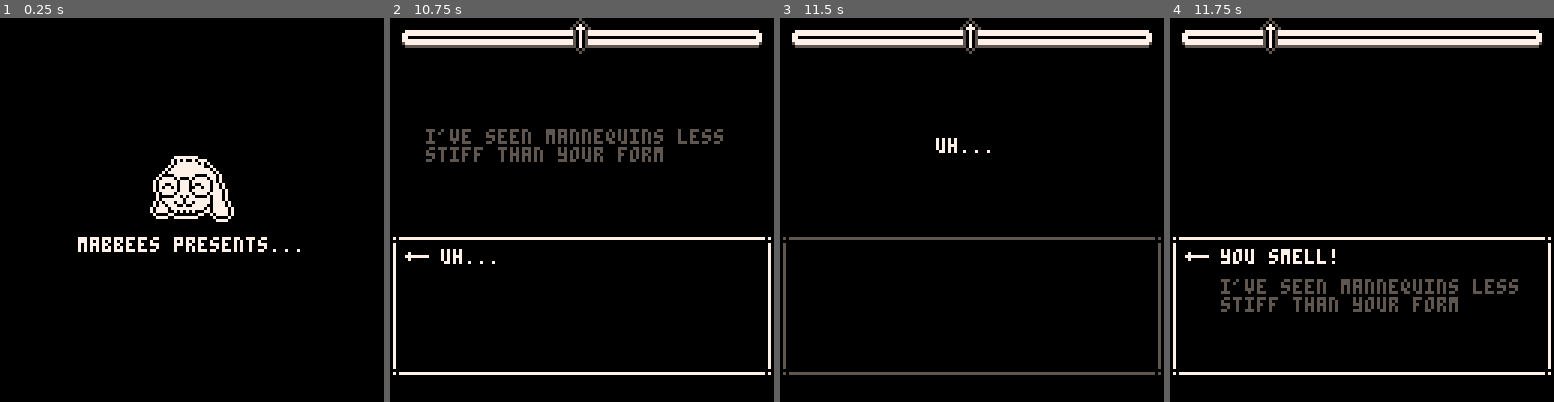
Above: before the commit, frames 1-4 (left to right).
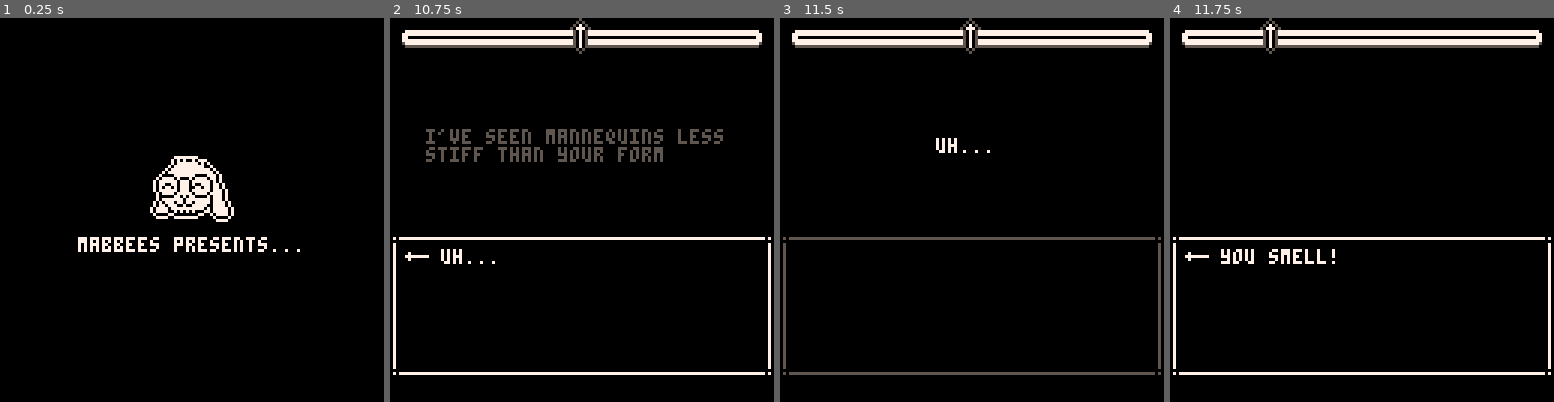
Above: after the commit, the same moments.

Repository: mkaemmerer/swordplay
Game: PICO-8 cartridge swordplay.p8
Two runs of this game, one before a commit and one after it. Both use one fixed random seed, a clock stepped at 60 frames per second and the inputs below.
Inputs:
- Up to frame 1 (0.25 s): no input
- Up to frame 2 (10.75 s): tap X (X key) at 0.33, 1.07, 1.85, 2.97, 4.08, 5.2, 6.32, 7.43, 8.55, 9.67 s; tap O (Z key) at 0.7, 1.7, 2.1, 2.5, 2.9, 3.3, 3.7, 4.1, 4.5, 4.9, 5.3, 5.7, 6.1, 6.5, 6.9, 7.3, 7.7, 8.1, 8.5, 8.9, 9.3, 9.7, 10.1, 10.5 s; hold Up 2.15-2.42 s; hold Down 3.63-3.97 s; hold Up 4.73-5.03 s; hold Down 5.73-6.03 s; hold Up 7.18-7.45 s; hold Down 8.67-9 s; hold Up 9.77-10.07 s
- Up to frame 3 (11.5 s): hold Down 10.77-11.07 s; tap X (X key) at 10.78 s; tap O (Z key) at 10.9, 11.3 s
- Up to frame 4 (11.75 s): tap O (Z key) at 11.7 s

Frames 1-3 are identical in both runs. In frame 4, 2.3% of the frame differs, in the area x 13-91%, y 67-77%.

Commit message:
Filter out repeats

Diff:
--- a/swordplay.p8
+++ b/swordplay.p8
@@ -2136,23 +2136,37 @@
 function set_tide(tide)
 	return function(state)
 		return {
+			tide = tide,
 			insults = state.insults,
 			retorts = state.retorts,
-			tide = tide,
+			used_insults = state.used_insults,
 		}
 	end
 end
 
+function reset_used(state)
+	return {
+		tide = state.tide,
+		insults = state.insults,
+		retorts = state.retorts,
+		used_insults = {},
+	}
+end
+
 function start_battle(state)
-	return set_tide(0.5)(state)
+	return chain({
+		set_tide(0.5),
+		reset_used,
+	})(state)
 end
 
 function learn_insult(insult)
 	return function(state)
 		return {
+			tide = state.tide,
 			insults = set_add(state.insults, insult),
 			retorts = state.retorts,
-			tide = state.tide,
+			used_insults = state.used_insults,
 		}
 	end
 end
@@ -2160,9 +2174,21 @@
 function learn_retort(retort)
 	return function(state)
 		return {
+			tide = state.tide,
 			insults = state.insults,
 			retorts = set_add(state.retorts,retort),
+			used_insults = state.used_insults,
+		}
+	end
+end
+
+function use_insult(insult)
+	return function(state)
+		return {
 			tide = state.tide,
+			insults = state.insults,
+			retorts = state.retorts,
+			used_insults = set_add(state.used_insults, insult),
 		}
 	end
 end
@@ -2238,19 +2264,21 @@
 -->8
 -- battle scene
 
+function available_insults(is,state)
+	return list.from_tbl(is)
+		:filter(function(i)
+			return not
+				set_has(state.used_insults,i)
+		end)
+end
+
 -- player adapter
 player_adapter = {
 	get_insult = function(state)
-		local available_insults =
-			list.from_tbl(state.insults)
-				:filter(function(r)
-					return true
-				end)
-
 		return menu_flow(
 			retort_menu(
 				"",
-				available_insults,
+				available_insults(state.insults, state),
 				state
 			)
 		):map(function(choice)
@@ -2261,9 +2289,6 @@
 	get_retort = function(state,insult)
 		local available_retorts =
 			list.from_tbl(state.retorts)
-				:filter(function(r)
-					return true
-				end)
 
 		return menu_flow(
 			retort_menu(
@@ -2284,7 +2309,9 @@
 	return {
 		get_insult=function(state)
 			return flow.create(function(nxt,done)
-				local insult = rnd(enemy.insults)
+				local insult = rnd(
+					available_insults(enemy.insults,state)
+				)
 				done(insult)
 			end)
 		end,
@@ -2301,14 +2328,16 @@
 function battle_turn(state,attacker,defender,resolve)
 	return attacker.get_insult(state)
 		:flatmap(function(insult)
-			return remark_flow(insult,state)
+			local newstate = use_insult(insult)(state)
+
+			return remark_flow(insult,newstate)
 				:flatmap(function()
-					return defender.get_retort(state,insult)
+					return defender.get_retort(newstate,insult)
 				end)
 				:flatmap(function(retort)
-					return remark_flow(retort,state)
+					return remark_flow(retort,newstate)
 						:map(function()
-							return resolve(state,insult,retort)
+							return resolve(newstate,insult,retort)
 						end)
 				end)
 		end)
@@ -2333,10 +2362,24 @@
 end
 
 function battle(state,enemy,turn)
-	if state.tide == 1 then
+	local player_insults = available_insults(
+		state.insults,
+		state
+	)
+	local enemy_insults = available_insults(
+		enemy.insults,
+		state
+	)
+	-- end battle if someone ran
+	-- out of insults
+	if state.tide == 1
+	or (turn == "enemy" and #enemy_insults == 0)
+	then
 		return flow.of({"victory", state})
 	end
-	if state.tide == 0 then
+	if state.tide == 0
+	or (turn == "player" and #player_insults == 0)
+	then
 		return flow.of({"defeat", state})
 	end
 
